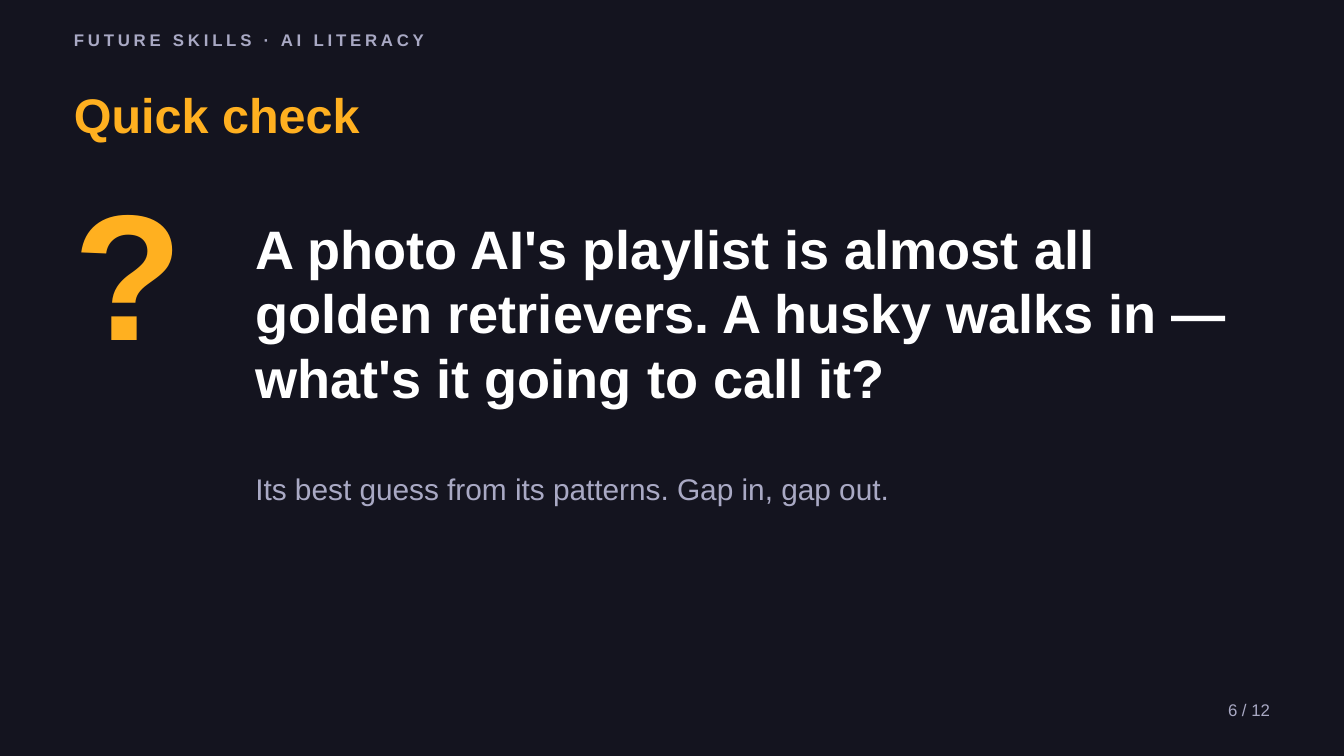
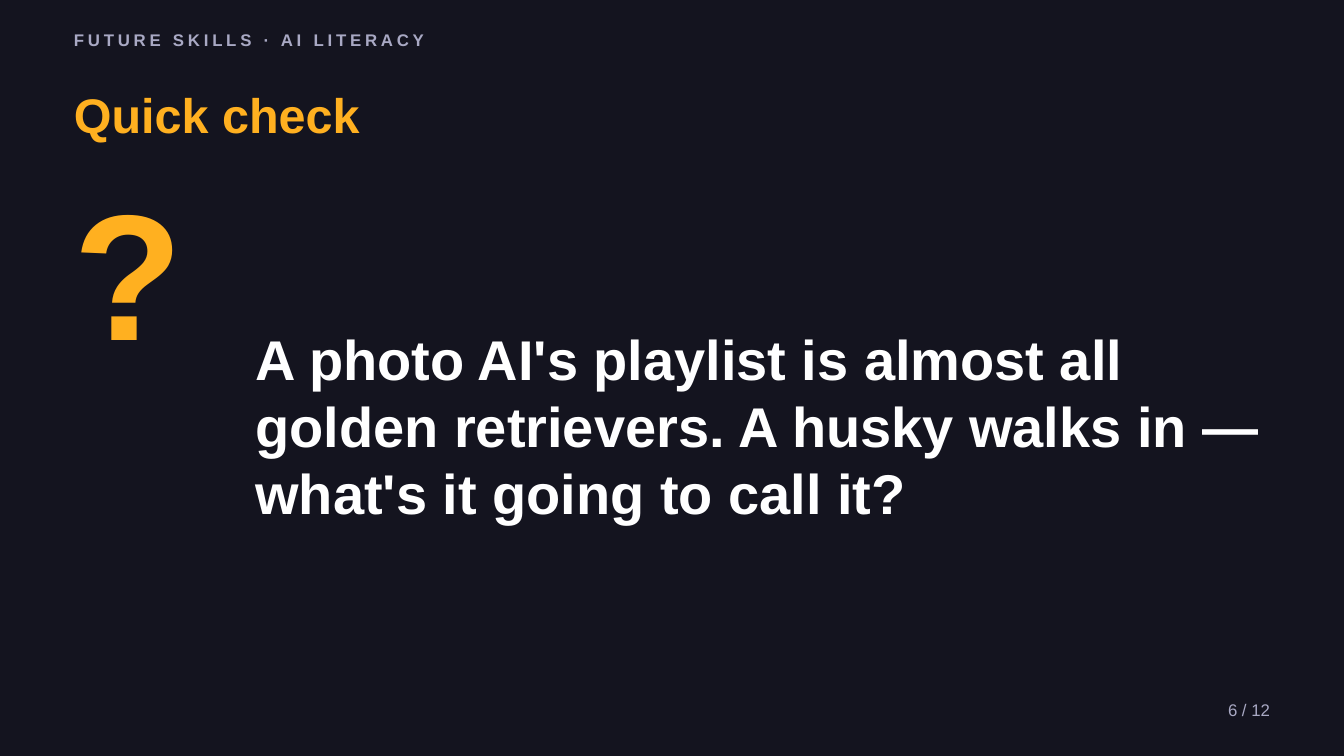
Before and after one commit to phiunit/tptphi, a slide deck: slide 6 of products/ai-training-data-crate/dist/What's in the Playlist - Slides.pptx. Drawn at 1344x756 pixels with LibreOffice and Linux fonts; fonts in the diff are those of the drawing. Boxes give left, top, right and bottom in pixels: in the first picture for what was removed or moved away, otherwise in the second. Text is boxed around its words. In the diff, an @@ line names an element or a change of style, - is before the commit and + after.

```diff
--- a/products/ai-training-data-crate/dist/What's in the Playlist - Slides.pptx
+++ b/products/ai-training-data-crate/dist/What's in the Playlist - Slides.pptx
@@ text "A photo AI's playlist is ..." at [255,339,1187,524]: size 29 to 30 pt @@
@@ text removed at [255,478,889,505] @@
-Its best guess from its patterns. Gap in, gap out.
```
Also in this commit, not shown: 9 other slides changed, 32 other files.
